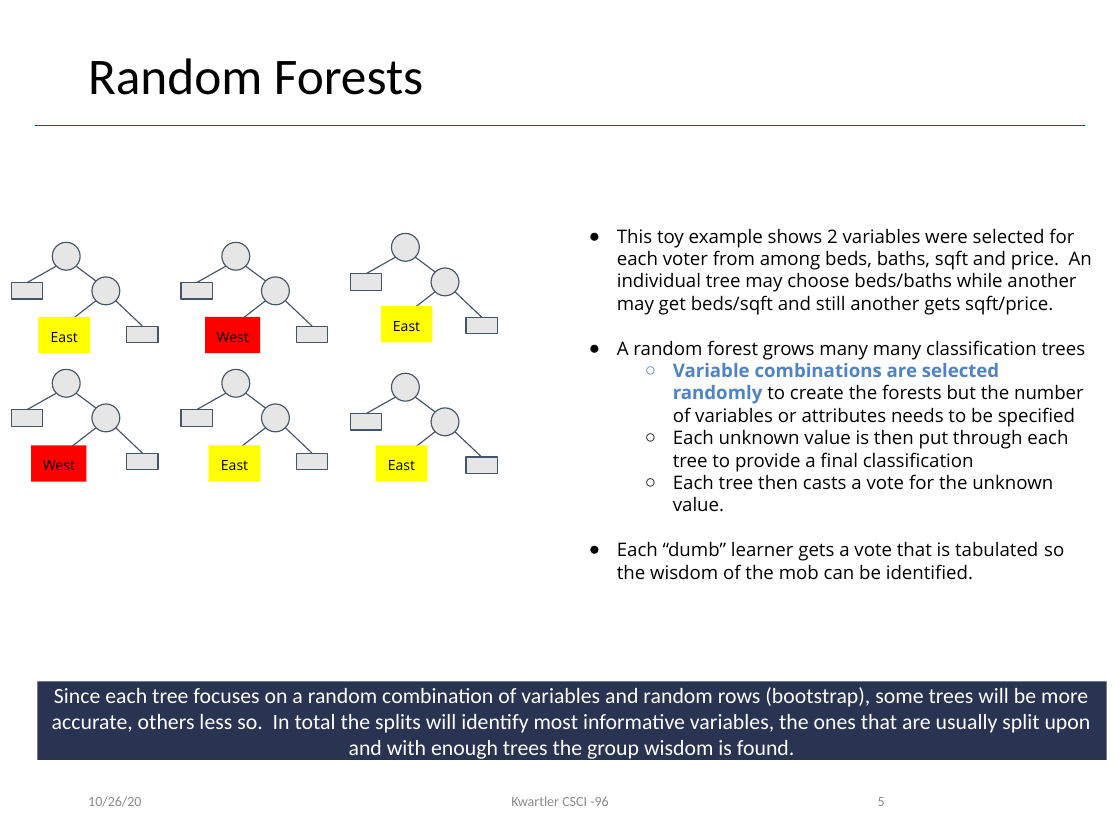
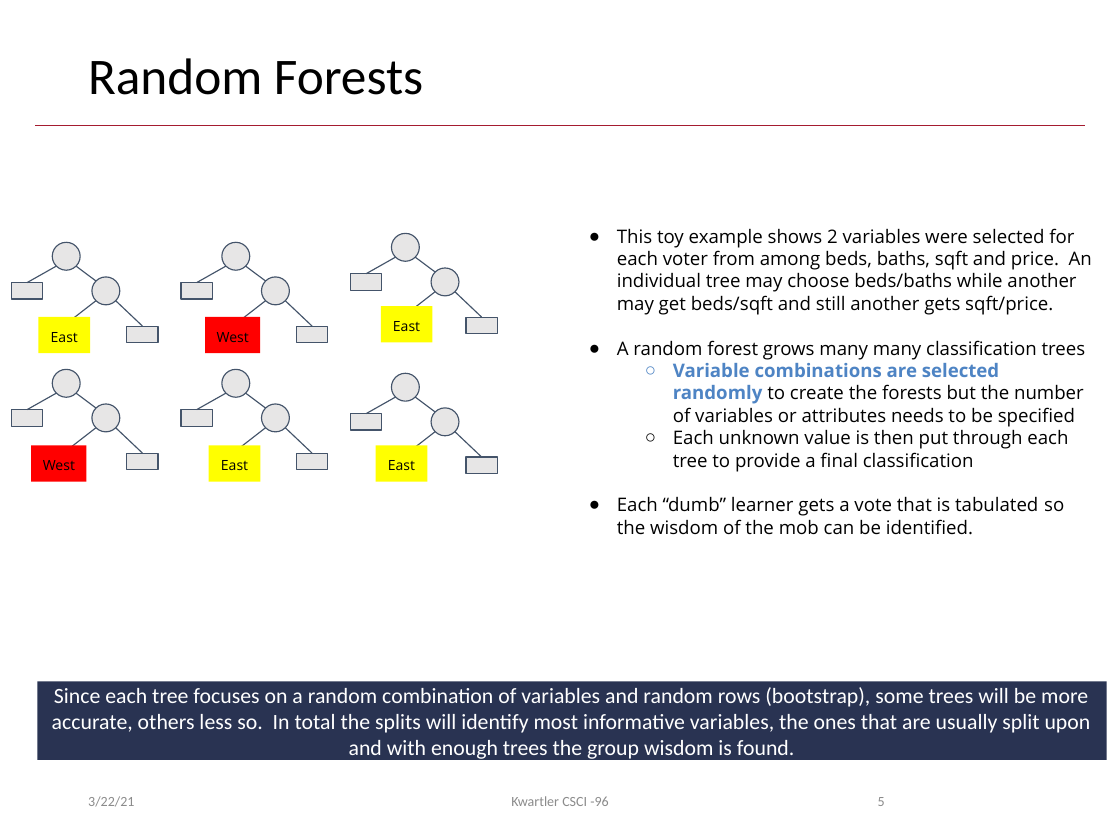
Before and after one commit to kwartler/Harvard_DataMining_Business_Student, a slide deck: slide 5 of Lessons/G_RF_TimeSeries/RandomForests.pptx. Drawn at 1120x840 pixels with LibreOffice and Linux fonts; fonts in the diff are those of the drawing; background and template pictures are left out. Boxes give left, top, right and bottom in pixels: in the first picture for what was removed or moved away, otherwise in the second. Text is boxed around its words. In the diff, an @@ line names an element or a change of style, - is before the commit and + after.

```diff
--- a/Lessons/G_RF_TimeSeries/RandomForests.pptx
+++ b/Lessons/G_RF_TimeSeries/RandomForests.pptx
@@ text at <box>673,474,1053,512</box>: paragraph removed @@
-  ○ Each tree then casts a vote for the unknown value.
@@ text at <box>88,796,134,807</box>: text changed @@
-10/26/20
+3/22/21
```
Also in this commit, not shown: 8 other slides changed, 1 slide added, 1 slide removed, 6 other files.
